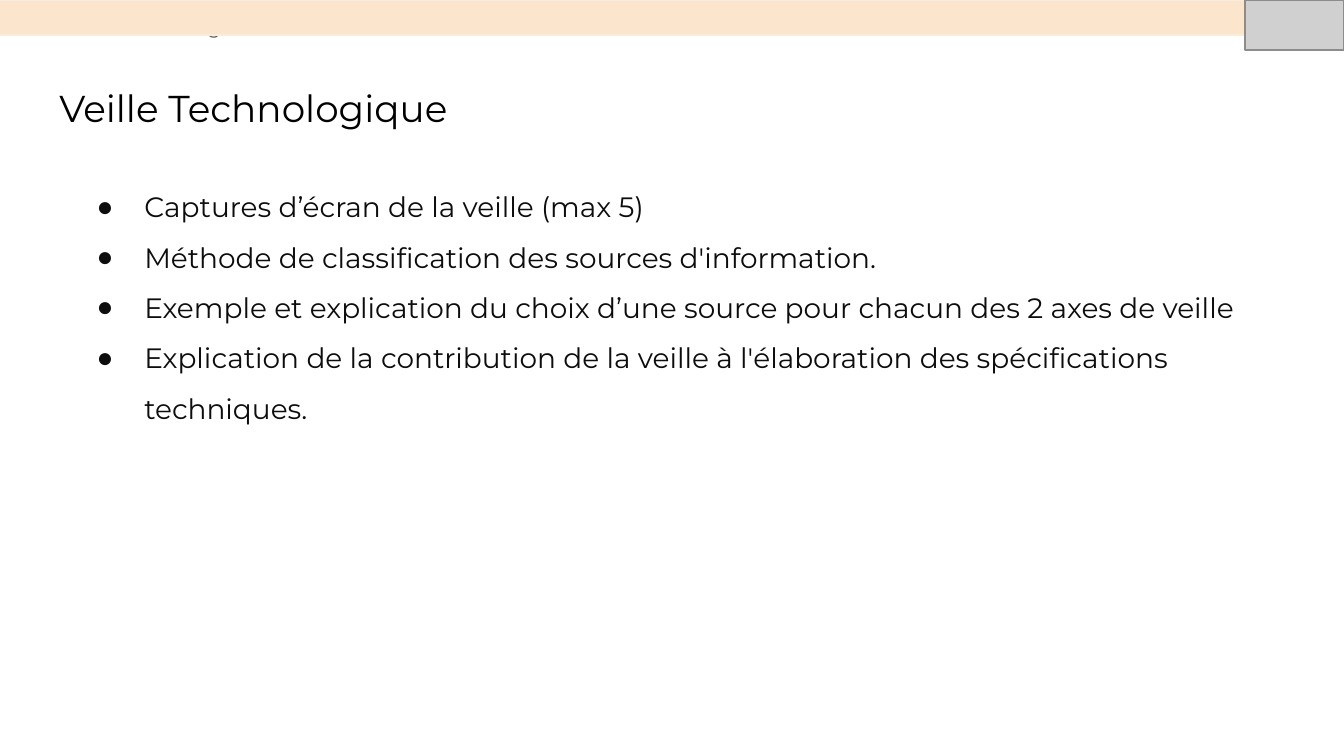
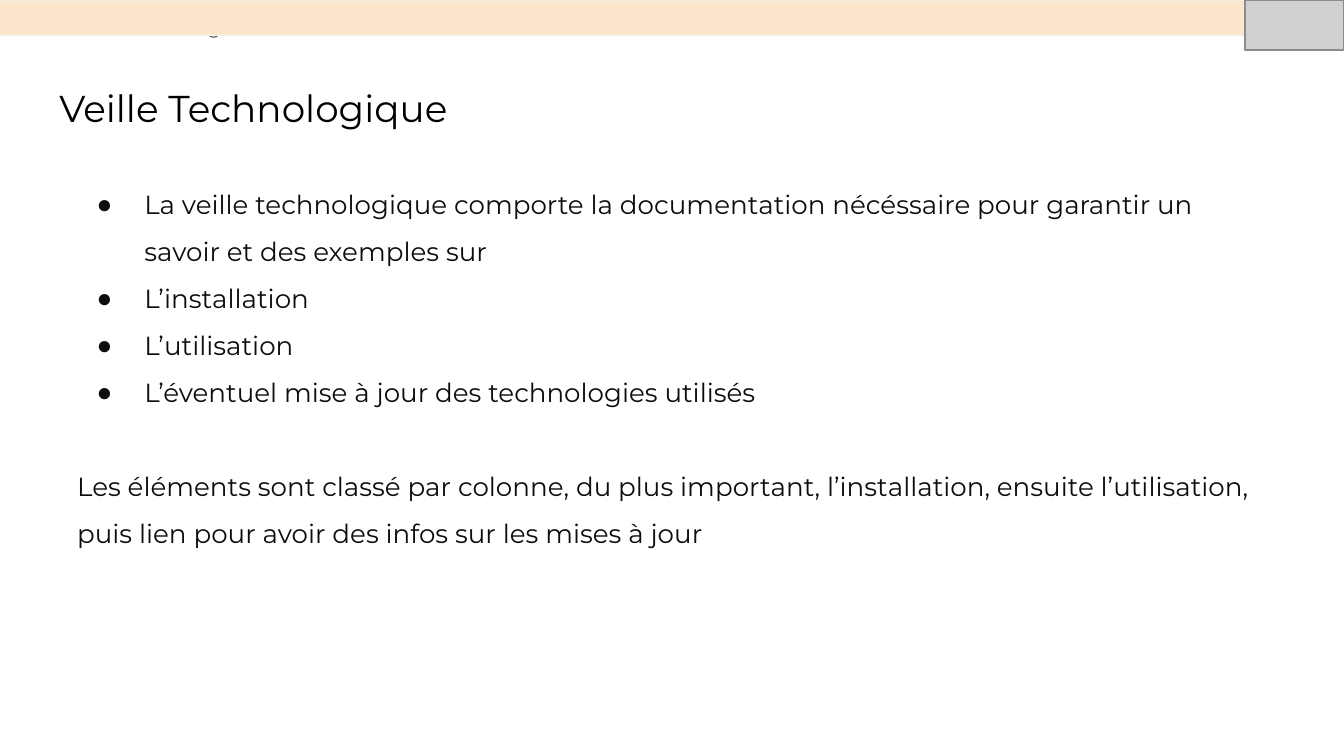
Before and after one commit to DennAmo/11, a slide deck: slide 12 of Aubry_Dennis_4_présentation.pptx. Drawn at 1344x756 pixels with LibreOffice and Linux fonts; fonts in the diff are those of the drawing; grey boxes stand for pictures. Boxes give left, top, right and bottom in pixels: in the first picture for what was removed or moved away, otherwise in the second. Text is boxed around its words. In the diff, an @@ line names an element or a change of style, - is before the commit and + after.

Commit message:
global update, specification technique+veille+kanban+présentation

```diff
--- a/Aubry_Dennis_4_présentation.pptx
+++ b/Aubry_Dennis_4_présentation.pptx
@@ text added at [77, 194, 1248, 548], 14 pt, text #0D0D0D @@
+● La veille technologique comporte la documentation nécéssaire pour garantir un savoir et des exemples sur
+● L’installation
+● L’utilisation
+● L’éventuel mise à jour des technologies utilisés
+Les éléments sont classé par colonne, du plus important, l’installation, ensuite l’utilisation, puis lien pour avoir des infos sur les mises à jour
@@ text removed at [144, 196, 1234, 425] @@
-● Captures d’écran de la veille (max 5)
-● Méthode de classification des sources d'information.
-● Exemple et explication du choix d’une source pour chacun des 2 axes de veille
-● Explication de la contribution de la veille à l'élaboration des spécifications techniques.
```
Also in this commit, not shown: 5 other slides changed, 1 slide added, 1 slide removed, 4 other files.
